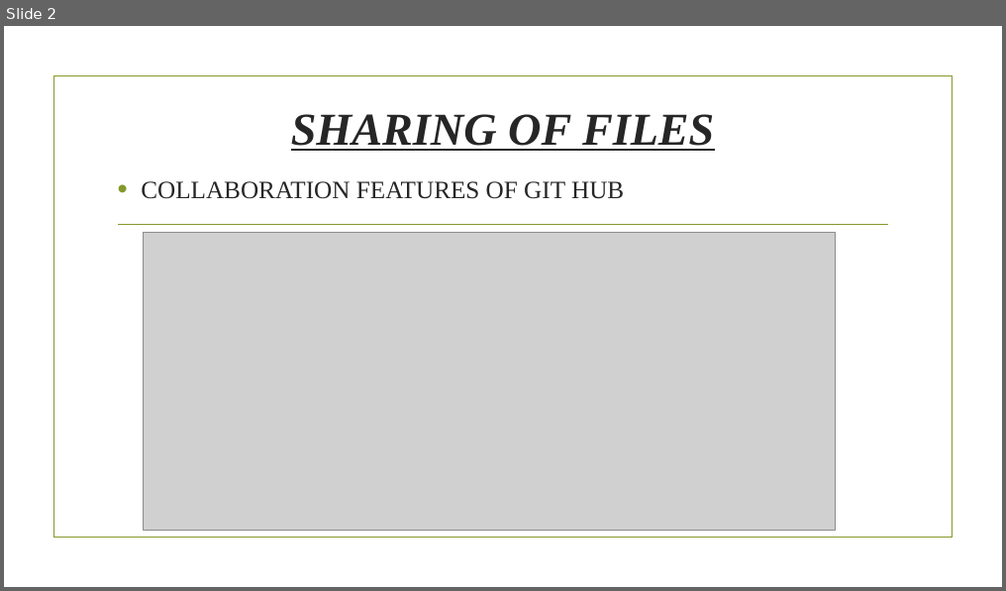
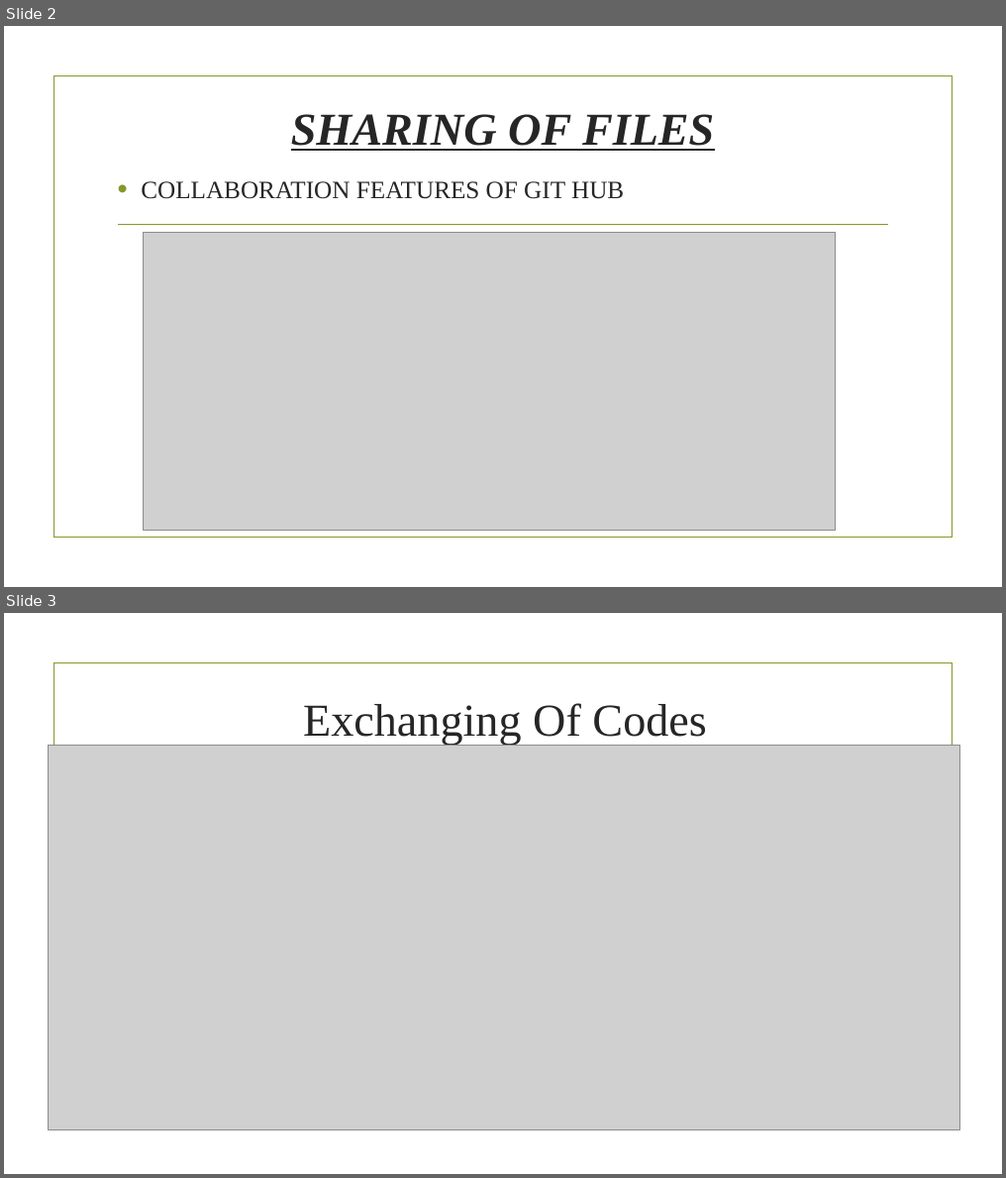
Before and after one commit to PrashantBhunal/finalProject, a slide deck: ppt github.pptx. Shown one above the other, each under a label of ours: slide 2 before the commit, slides 2 and 3 after it. The pictures are 1006x591 and 1006x1178 pixels, drawn with LibreOffice and Linux fonts; fonts in the diff are those of the drawing; grey boxes stand for pictures; background and template pictures are left out. Boxes give left, top, right and bottom in pixels: in the first picture for what was removed or moved away, otherwise in the second. Text is boxed around its words. In the diff, an @@ line names an element or a change of style, - is before the commit and + after.

```diff
--- a/ppt github.pptx
+++ b/ppt github.pptx
@@ slide 3 added at (4, 613, 1002, 1174), background picture (left out); not listed: 1 template element that a slide beside it also shows @@
@@ title added at (303, 703, 706, 745), 44 pt, text #262626 @@
+Exchanging Of Codes
@@ picture added at (48, 746, 959, 1131) @@
```
Also in this commit, not shown: 8 other slides added, 9 slides removed.
